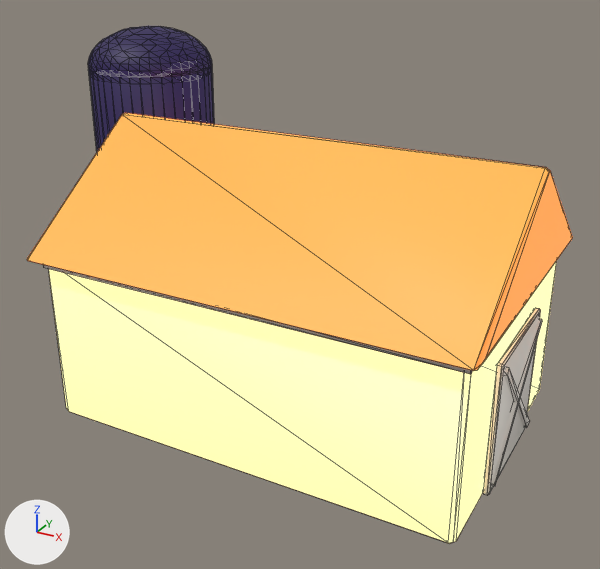
The glTF model public/models/lod/barn.glb, before and after one commit.
Both versions are drawn from a 50 mm lens placed at (10.21, -19.07, 13.35), pointed at (-0.41, 0.23, 3.7). Arrows for +X, +Y and +Z are at lower left; the lights stay in place. The first picture is the older version. Mesh edges are drawn as thin lines. Where no turn or scale is listed for an object, it has been applied to the vertices. Vertices at exactly the same position are counted once.

Objects in the first picture: 'barn'.
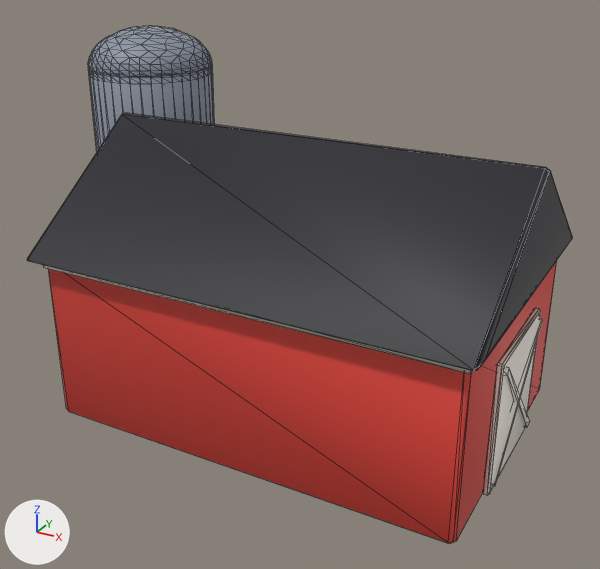
Changed parts and their boxes [x1, y1, x2, y2] in the pictures (600 x 569 px; the box of a moved part takes in the faces that stretch with it):
part 1 of me_barn_001, moved or reshaped
    both: [97, 26, 210, 65]
part 2 of me_barn_001, surface changed (darker)
    both: [27, 26, 573, 543]

The change, as a list of edits to the scene's bpy script:
```text
Change me_barn_001:
    where me_barn_001.from_pydata(...)  # 565 vertices, 1090 faces; spans x -7.9..7.9, y -4.7..4.7, z -5.1..5.1
    used by ob_barn; location = (-1.59, 0.28, 5.1)
    me_barn_001 part 1
    34 vertices are removed from x -7.5..-4.1, y 1.3..4.2, z 2.7..5.0
    175 faces are deleted
    3 vertices move from x -6.9..-6.4, y 1.3..2.5, z 2.8..4.7 to x -7.0..-6.6, y 1.4..2.6, z 2.8..4.7
    34 vertices are added at x -7.6..-4.1, y 1.2..4.2, z 2.7..5.0
    175 new faces join them
    me_barn_001 part 2: 915 kept faces spanning x -7.9..7.9, y -4.7..4.7, z -5.1..5.1 get new texture (UV) coordinates
```
